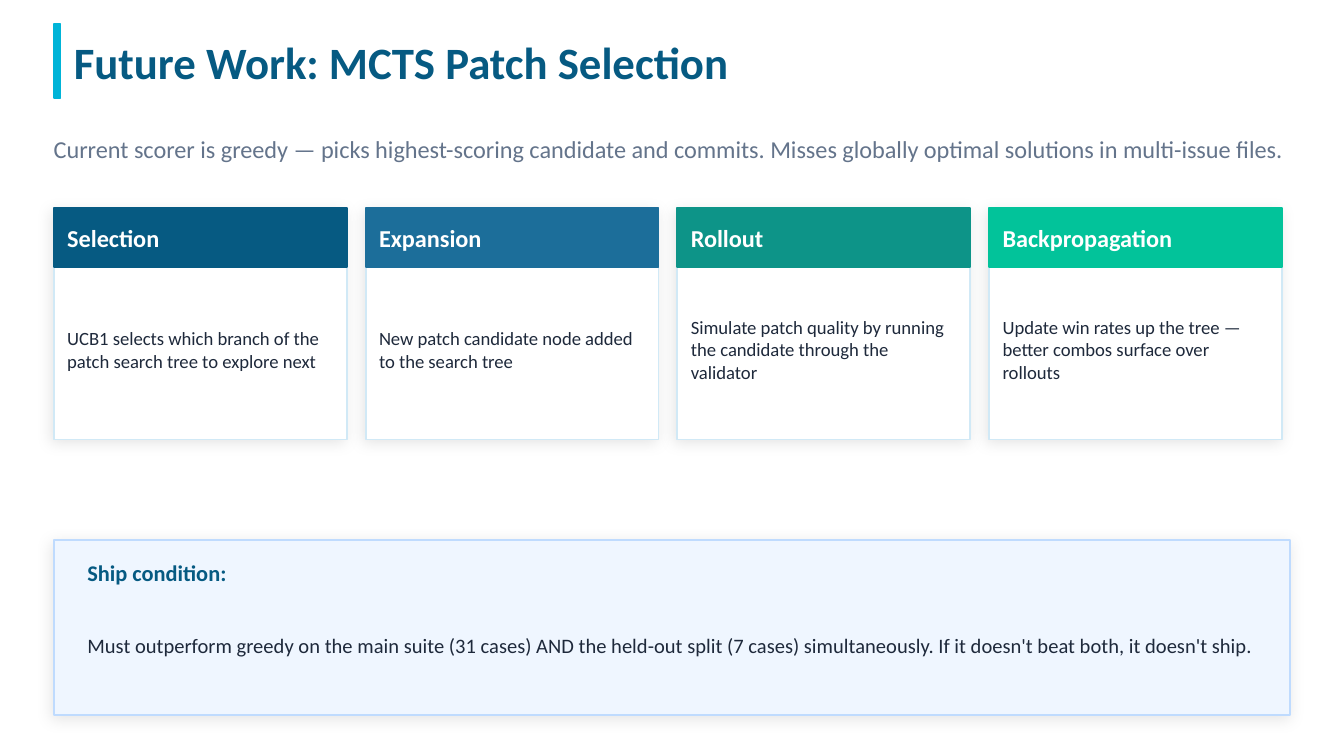
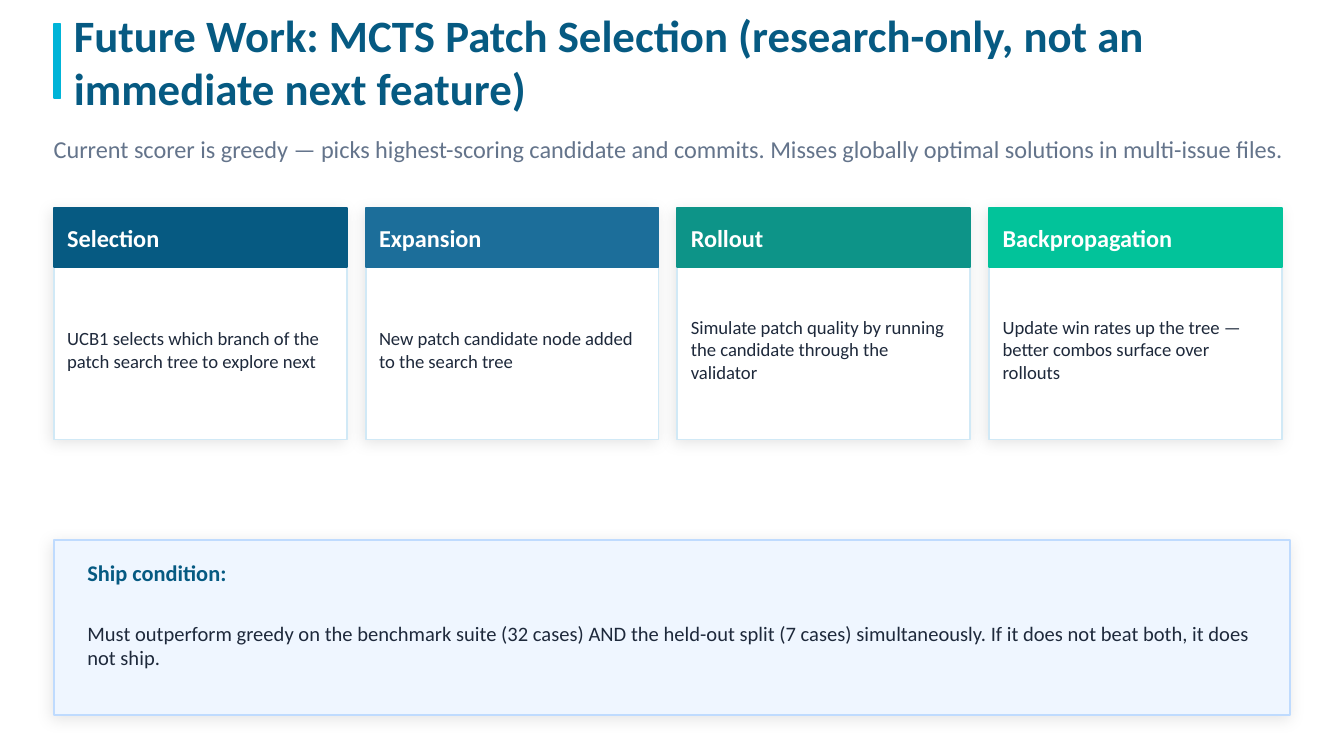
Before and after one commit to huuduyle07-ops/idk-what-is-this--, a slide deck: slide 9 of project presentation (tmp)/CATTUS_Presentation.pptx. Drawn at 1344x756 pixels with LibreOffice and Linux fonts; fonts in the diff are those of the drawing. Boxes give left, top, right and bottom in pixels: in the first picture for what was removed or moved away, otherwise in the second. Text is boxed around its words. In the diff, an @@ line names an element or a change of style, - is before the commit and + after.

```diff
--- a/project presentation (tmp)/CATTUS_Presentation.pptx
+++ b/project presentation (tmp)/CATTUS_Presentation.pptx
@@ text at box(74, 19, 1143, 112): text changed @@
-Future Work: MCTS Patch Selection
+Future Work: MCTS Patch Selection (research-only, not an immediate next feature)
@@ text at box(87, 626, 1248, 669): text changed @@
-Must outperform greedy on the main suite (31 cases) AND the held-out split (7 cases) simultaneously. If it doesn't beat both, it doesn't ship.
+Must outperform greedy on the benchmark suite (32 cases) AND the held-out split (7 cases) simultaneously. If it does not beat both, it does not ship.
```
Also in this commit, not shown: 3 other slides changed, 2 other files.
